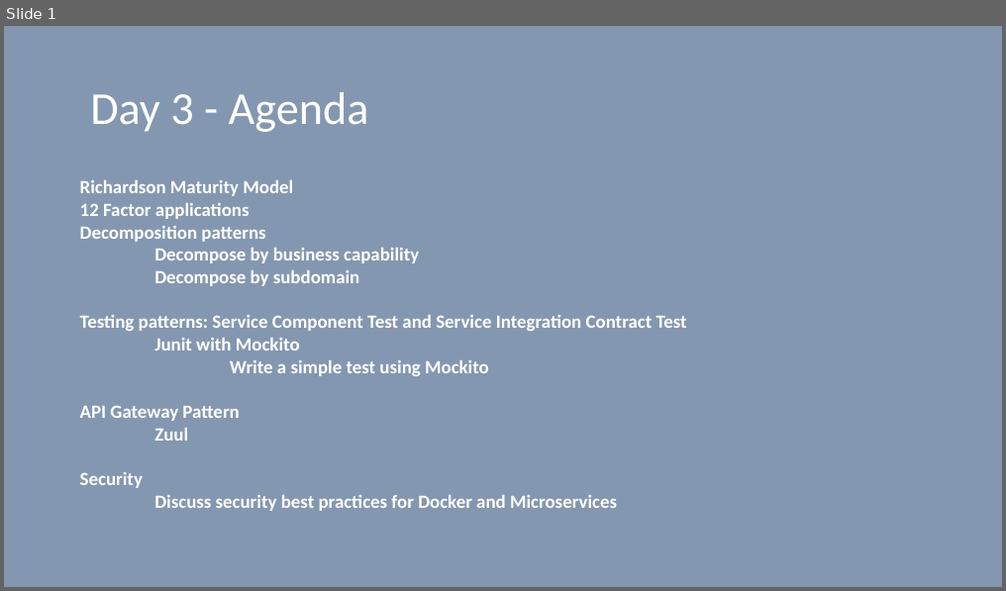
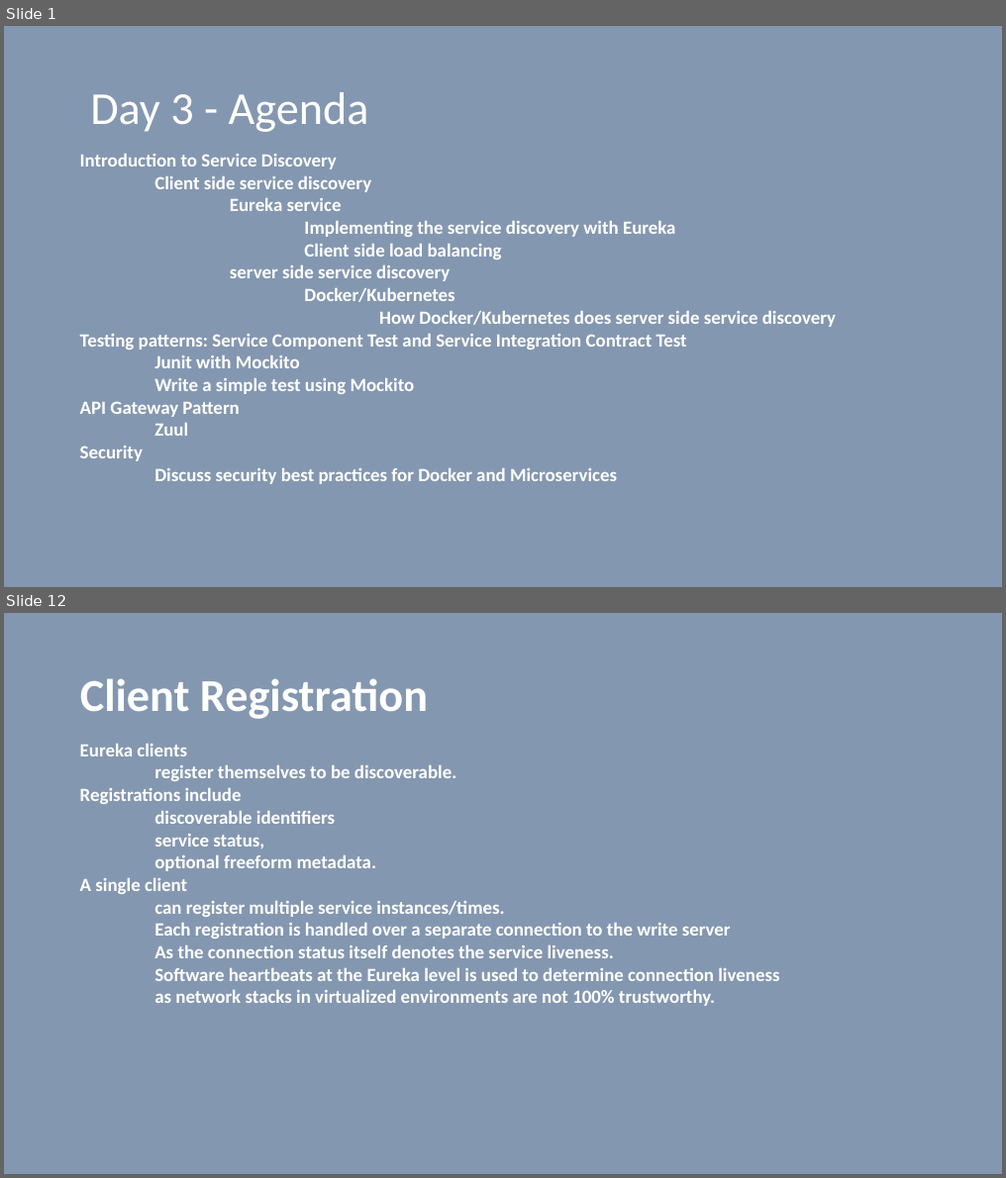
Before and after one commit to vilasvarghese/microservices, a slide deck: training/day3/Day3.pptx. Shown one above the other, each under a label of ours: slide 1 before the commit, slides 1 and 12 after it; the slides between them are not shown. The pictures are 1006x591 and 1006x1178 pixels, drawn with LibreOffice and Linux fonts; fonts in the diff are those of the drawing. Boxes give left, top, right and bottom in pixels: in the first picture for what was removed or moved away, otherwise in the second. Text is boxed around its words. In the diff, an @@ line names an element or a change of style, - is before the commit and + after.

```diff
--- a/training/day3/Day3.pptx
+++ b/training/day3/Day3.pptx
@@ slide 12 added at box(4, 613, 1002, 1174), background #8497B0 @@
@@ title added at box(80, 678, 428, 719), 44 pt, text #FFFFFF, bold @@
+Client Registration
@@ text added at box(80, 744, 779, 1006), 18 pt, text #FFFFFF, bold @@
+Eureka clients
+register themselves to be discoverable.
+Registrations include
+discoverable identifiers
+service status,
+optional freeform metadata.
+A single client
+can register multiple service instances/times.
+Each registration is handled over a separate connection to the write server
+As the connection status itself denotes the service liveness.
+Software heartbeats at the Eureka level is used to determine connection liveness
+as network stacks in virtualized environments are not 100% trustworthy.
@@ slide 1 changed as well @@
@@ text "Introduction to Service Discovery": place and size @@
-text "Introduction to Service Discovery" at box(80, 180, 687, 511)
+text "Introduction to Service Discovery" at box(80, 154, 836, 484)
@@ text at box(80, 154, 836, 327): text changed @@
-Richardson Maturity Model
-12 Factor applications
-Decomposition patterns
-Decompose by business capability
-Decompose by subdomain
+Introduction to Service Discovery
+Client side service discovery
+Eureka service
+Implementing the service discovery with Eureka
+Client side load balancing
+server side service discovery
+Docker/Kubernetes
+How Docker/Kubernetes does server side service discovery
```
Also in this commit, not shown: 1 other slide changed, 13 other slides added, 4 other files.
